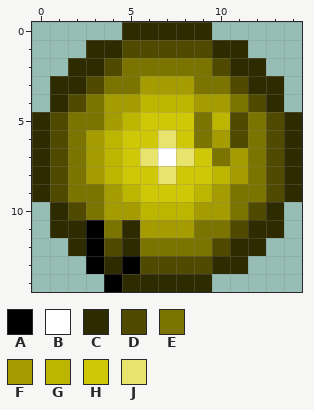
Pixel-art sprite -- src/res/paintballs/yellowPaintBall5.png. Above, as it was before the edit.
The file is 15x15 pixels.
Palette (. is transparent): A #000000  B #ffffff  C #2e2b00  D #504a00  E #7c7400  F #a49c00  G #bdb600  H #cec808  J #e7e36c
Now the later version:
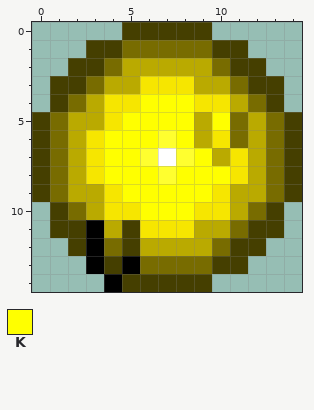
Colours new in this view: K #ffff00
Commit message: menu and super paintBall
Diff:
colour C: #2e2b00 -> #453f00
colour D: #504a00 -> #786c00
colour E: #7c7400 -> #baaa00
colour F: #a49c00 -> #f6e600
colour J: #e7e36c -> #ffff2f
Changed rows in their new state; - is a pixel that keeps its letter.
first column x 4:
 4 --KKK--
 5 -KKKK-K
 6 KKK-K--
 7 KK---K-
 8 KKK-KKK
 9 -KKKKK-
10 --KKK--
Changed places in both pictures, as pixel boxes (x1, y1, x2, y2):
changed: (32, 22, 302, 292)
